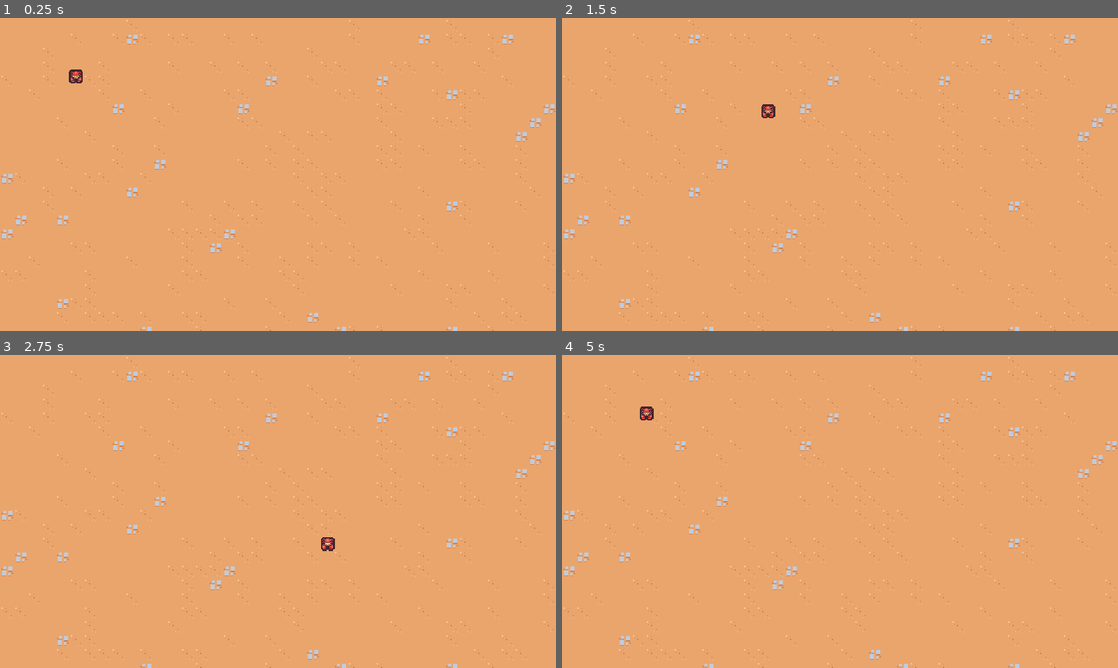
Above: before the commit, frames 1-4 (two rows, left to right).
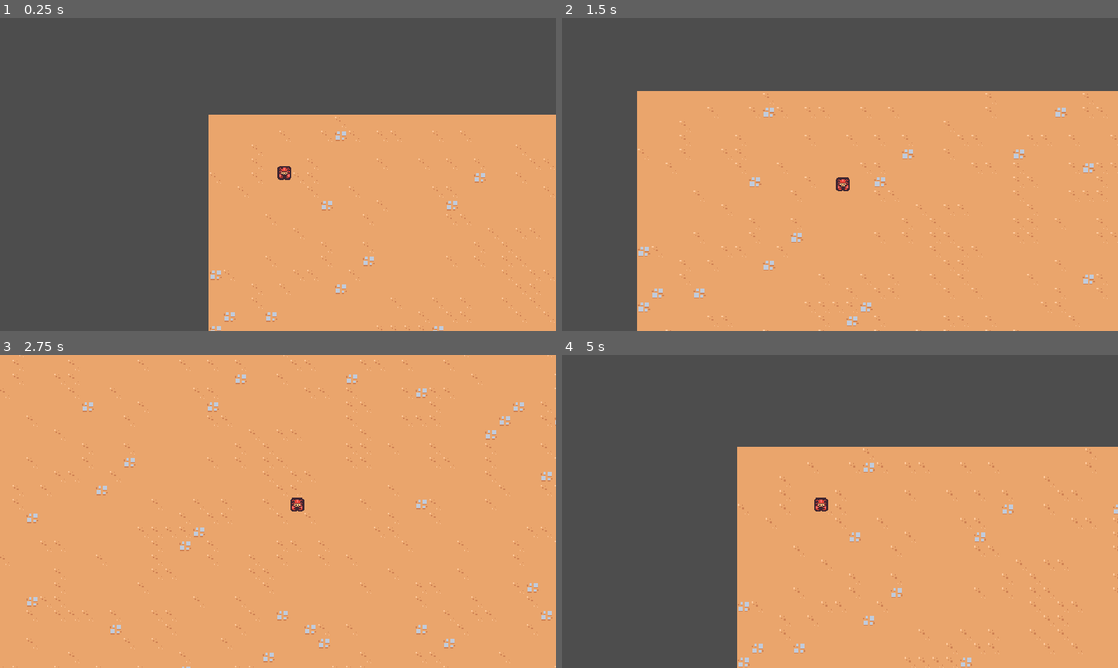
Above: after the commit, the same moments.

Repository: Dommss/2DSurvivorsCourse
Game: Godot game, scene res://scenes/main/main.tscn
Same seed, same stepped clock (60 frames per second), same inputs: the game is played once before the commit and once after it.
Inputs:
- Up to frame 1 (0.25 s): no input
- Up to frame 2 (1.5 s): hold D (move_right) 0.53-1.28 s; hold S (move_down) from 1.28 s (still down)
- Up to frame 3 (2.75 s): release S (move_down) at 2.03 s; hold D (move_right) from 2.03 s (still down)
- Up to frame 4 (5 s): release D (move_right) at 2.78 s; hold W (move_up) 2.78-3.53 s; hold A (move_left) from 3.53 s (still down)

The runs differ from the first frame. In frame 1, 58% of the frame differs, in the area x 0-100%, y 0-100%; in frame 2, 36%; in frame 3, 3.6%; in frame 4, 53%.

Commit message:
added camera to the player

Diff:
--- /dev/null
+++ b/scenes/game_camera/game_camera.gd
@@ -0,0 +1,18 @@
+extends Camera2D
+
+var target_position = Vector2.ZERO
+
+func _ready():
+	make_current()
+
+
+func _process(delta):
+	acquire_target()
+	global_position = global_position.lerp(target_position, 1.0 - exp(-delta * 10))
+
+
+func acquire_target():
+	var player_nodes = get_tree().get_nodes_in_group("player")
+	if player_nodes.size() > 0:
+		var player = player_nodes[0] as Node2D
+		target_position = player.global_position
--- /dev/null
+++ b/scenes/game_camera/game_camera.tscn
@@ -0,0 +1,6 @@
+[gd_scene load_steps=2 format=3 uid="uid://dmvi8u22dibgq"]
+
+[ext_resource type="Script" path="res://scenes/game_camera/game_camera.gd" id="1_ebjb5"]
+
+[node name="GameCamera" type="Camera2D"]
+script = ExtResource("1_ebjb5")
--- a/scenes/main/main.tscn
+++ b/scenes/main/main.tscn
@@ -1,9 +1,12 @@
-[gd_scene load_steps=3 format=3 uid="uid://br6ltvfygvksh"]
+[gd_scene load_steps=4 format=3 uid="uid://br6ltvfygvksh"]
 
 [ext_resource type="PackedScene" uid="uid://c2jkcj4oxsdw2" path="res://scenes/player/player.tscn" id="1_gdhny"]
 [ext_resource type="TileSet" uid="uid://c1fbdngxwpo85" path="res://resources/tileset.tres" id="1_vnbna"]
+[ext_resource type="PackedScene" uid="uid://dmvi8u22dibgq" path="res://scenes/game_camera/game_camera.tscn" id="1_y277b"]
 
 [node name="Main" type="Node"]
+
+[node name="GameCamera" parent="." instance=ExtResource("1_y277b")]
 
 [node name="TileMap" type="TileMap" parent="."]
 tile_set = ExtResource("1_vnbna")
--- a/scenes/player/player.tscn
+++ b/scenes/player/player.tscn
@@ -6,7 +6,7 @@
 [sub_resource type="CircleShape2D" id="CircleShape2D_4m5lt"]
 radius = 8.0
 
-[node name="Player" type="CharacterBody2D"]
+[node name="Player" type="CharacterBody2D" groups=["player"]]
 script = ExtResource("1_waq45")
 
 [node name="Sprite2D" type="Sprite2D" parent="."]
